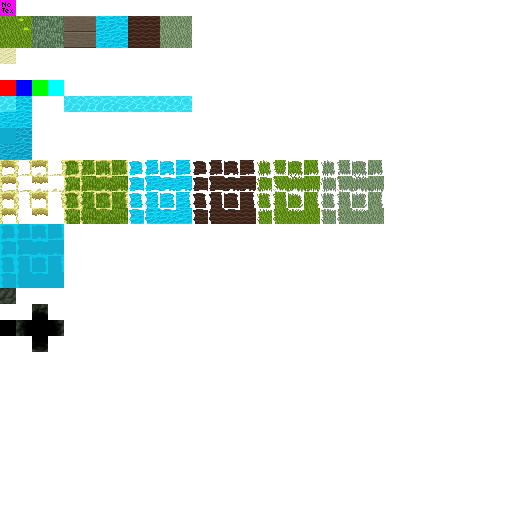
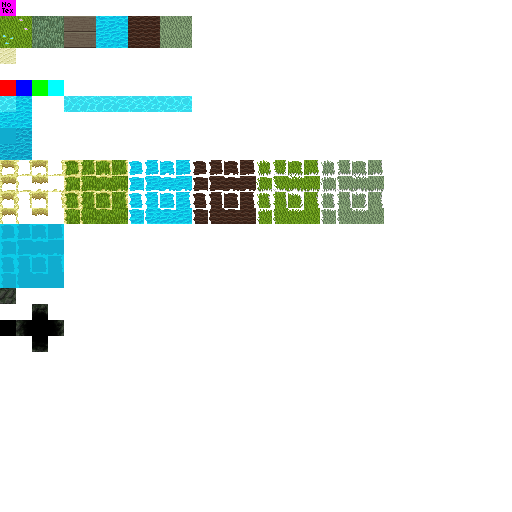
Comparing the layer stacks of the two w=512, h=512 images. Changes:
renamed "Layer 115" to "Layer 116", painted on it over box(2, 18, 30, 45)
removed layer "Layer 112" over box(2, 18, 30, 45)
